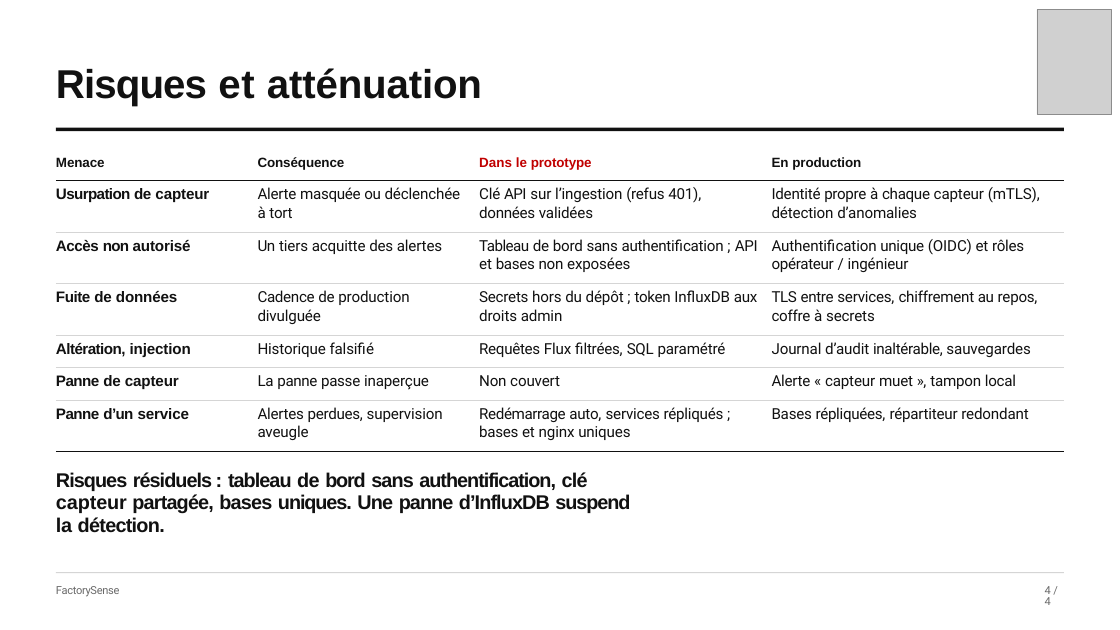
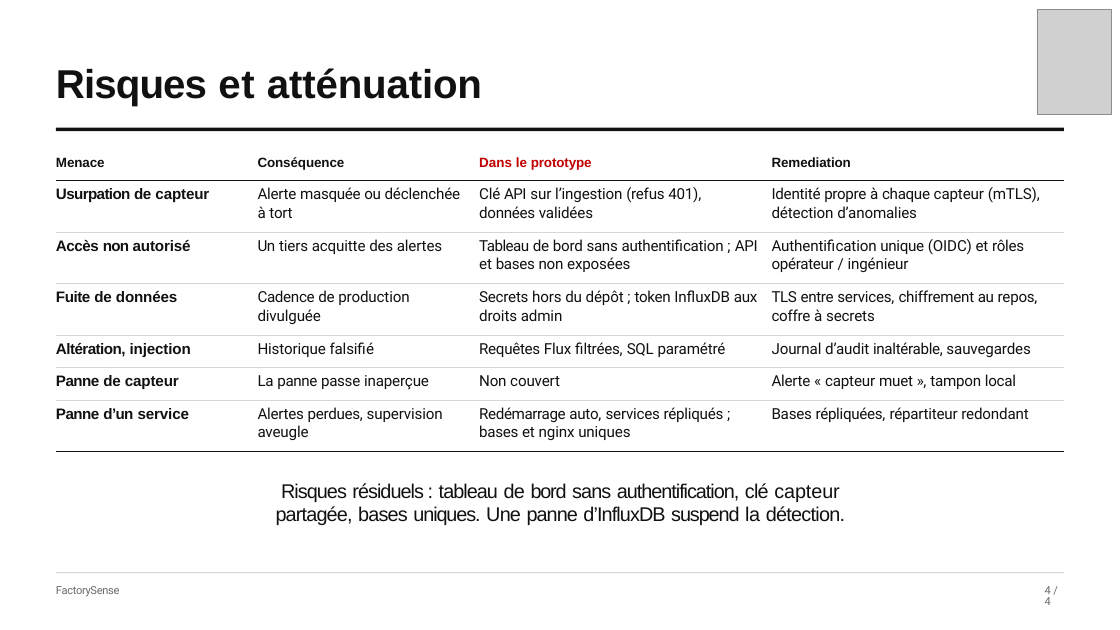
Before and after one commit to tVelard/FactorySense, a slide deck: slide 5 of presentation/slides.pptx. Drawn at 1120x630 pixels with LibreOffice and Linux fonts; fonts in the diff are those of the drawing; grey boxes stand for pictures. Boxes give left, top, right and bottom in pixels: in the first picture for what was removed or moved away, otherwise in the second. Text is boxed around its words. In the diff, an @@ line names an element or a change of style, - is before the commit and + after.

```diff
--- a/presentation/slides.pptx
+++ b/presentation/slides.pptx
@@ table at (56,158,1065,452) @@
-row 1, column 4: En production
+row 1, column 4: Remediation
@@ text "Risques résiduels : tableau de ...": place and size @@
-text "Risques résiduels : tableau de ..." at (56,472,630,533)
+text "Risques résiduels : tableau de ..." at (276,483,845,525)
@@ text "Risques résiduels : tableau de ..." at (276,483,845,525): bold off; alignment left to centre @@
```
Also in this commit, not shown: 1 other slide changed, 4 other files.
